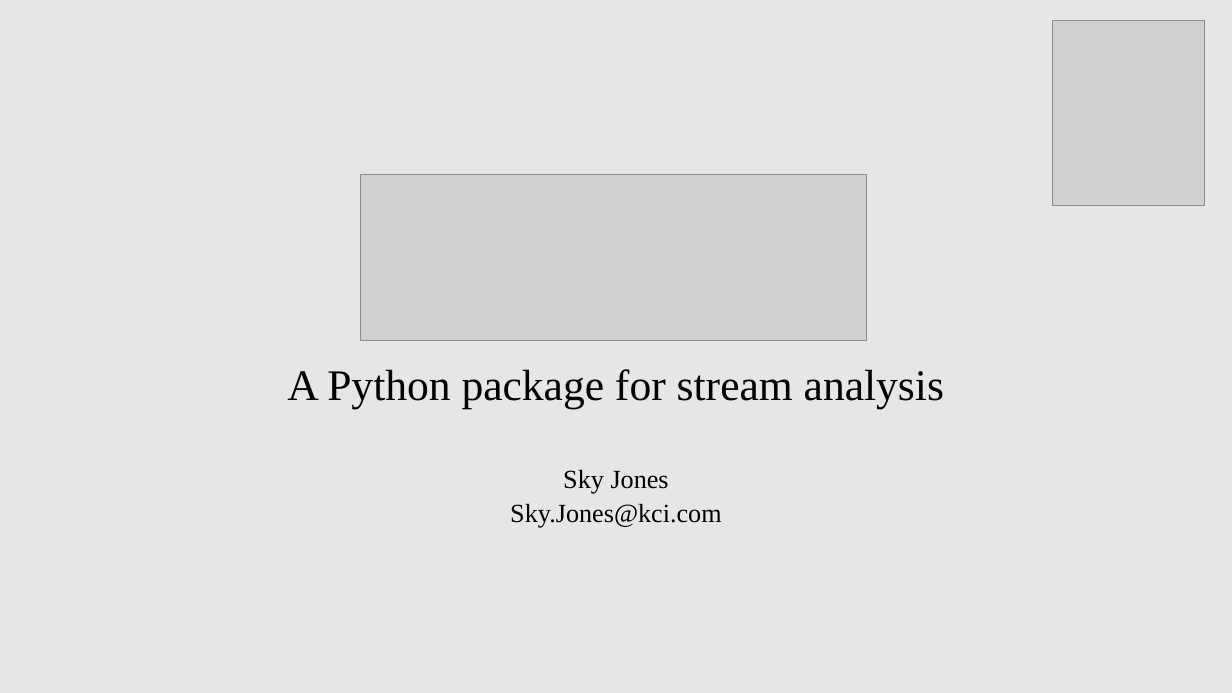
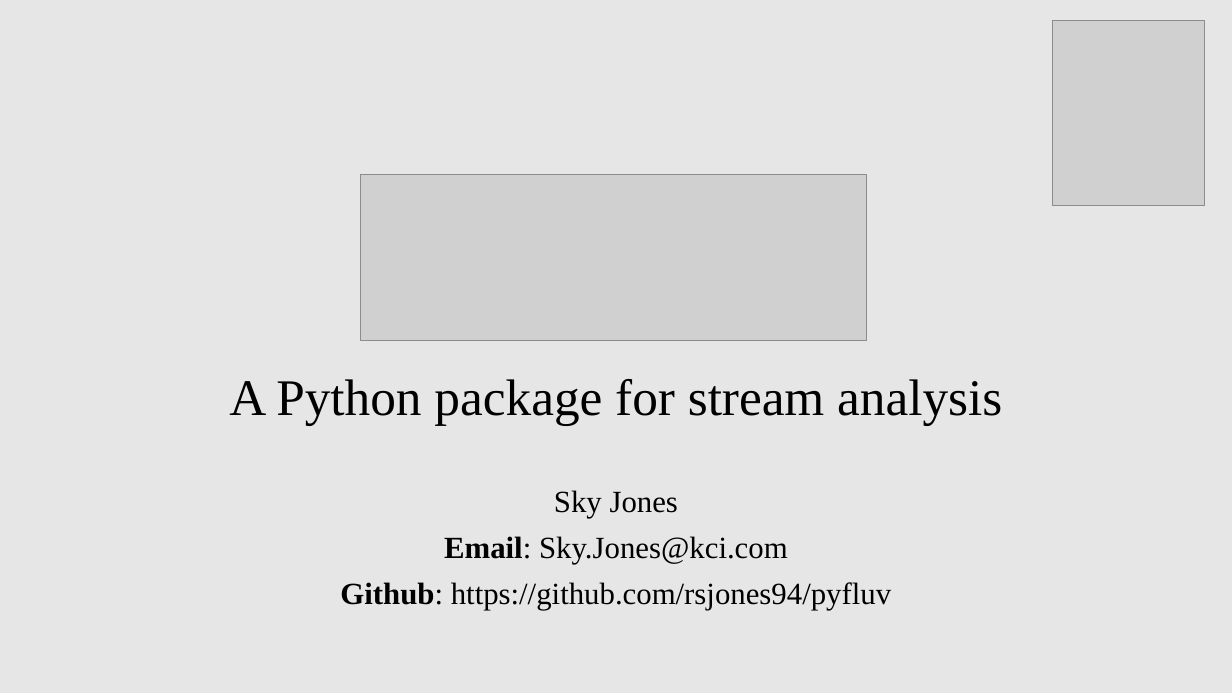
Before and after one commit to rsjones94/presentation-materials, a slide deck: slide 1 of TNAWRA_4-10-2019/jones_randall_pyfluv.pptx. Drawn at 1232x693 pixels with LibreOffice and Linux fonts; fonts in the diff are those of the drawing; grey boxes stand for pictures. Boxes give left, top, right and bottom in pixels: in the first picture for what was removed or moved away, otherwise in the second. Text is boxed around its words. In the diff, an @@ line names an element or a change of style, - is before the commit and + after.

```diff
--- a/TNAWRA_4-10-2019/jones_randall_pyfluv.pptx
+++ b/TNAWRA_4-10-2019/jones_randall_pyfluv.pptx
@@ subtitle at [229,379,1002,518]: size 34 to 40 pt in "A Python package for stream analysis"; size 20.4 to 24 pt in "Sky Jones"; line spacing 0.7 to 0.9 @@
@@ subtitle at [340,536,891,610]: text changed; size 20.4 to 24 pt @@
-Sky.Jones@kci.com
+Email: Sky.Jones@kci.com
+Github: https://github.com/rsjones94/pyfluv
```
Also in this commit, not shown: 1 other slide changed.
